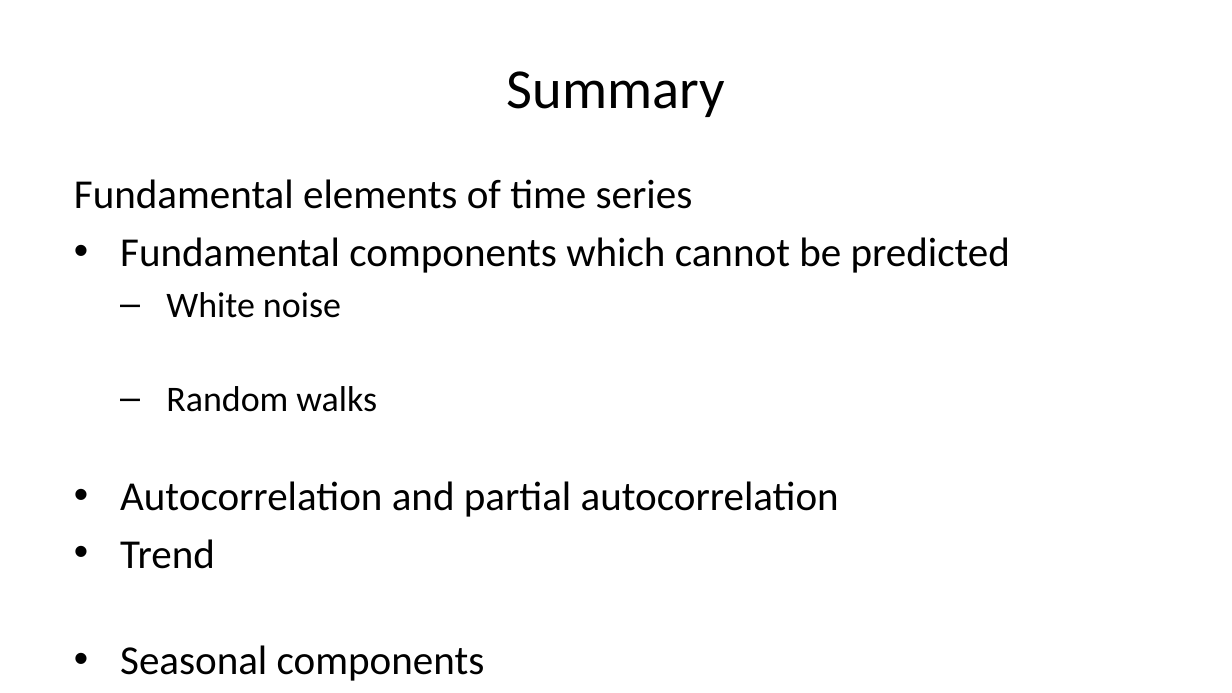
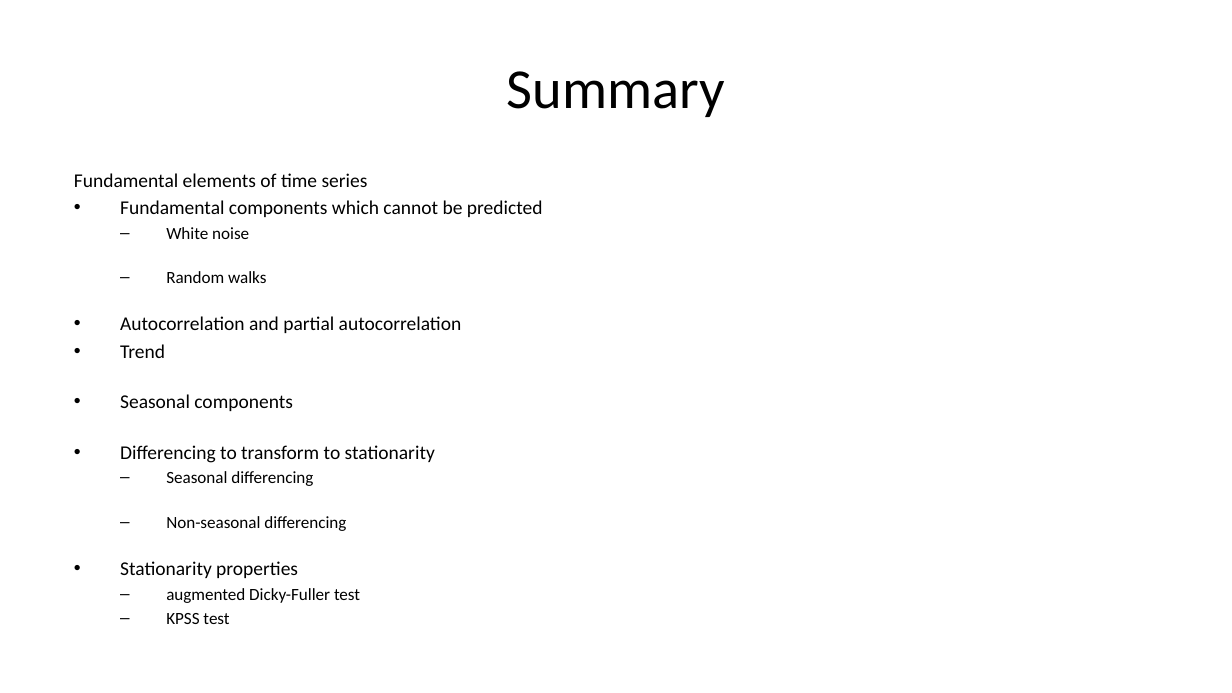
Before and after one commit to StephenElston/CSCI-E-83, a slide deck: slide 53 of LectureSlides/11_IntroductionToTimeSeries.pptx. Drawn at 1232x693 pixels with LibreOffice and Linux fonts; fonts in the diff are those of the drawing. Boxes give left, top, right and bottom in pixels: in the first picture for what was removed or moved away, otherwise in the second. Text is boxed around its words. In the diff, an @@ line names an element or a change of style, - is before the commit and + after.

```diff
--- a/LectureSlides/11_IntroductionToTimeSeries.pptx
+++ b/LectureSlides/11_IntroductionToTimeSeries.pptx
@@ text "Fundamental elements of time series" at (74, 173, 543, 624): size 24 to 11.4 pt in "Fundamental elements of time series", "Fundamental components which cannot be predicted", "Autocorrelation and partial autocorrelation", "Trend" and 3 more places; size 21 to 10 pt in "White noise", "Random walks", "Seasonal differencing", "Non-seasonal differencing" and 2 more places; less space between paragraphs @@
```
Also in this commit, not shown: 18 other slides changed.
